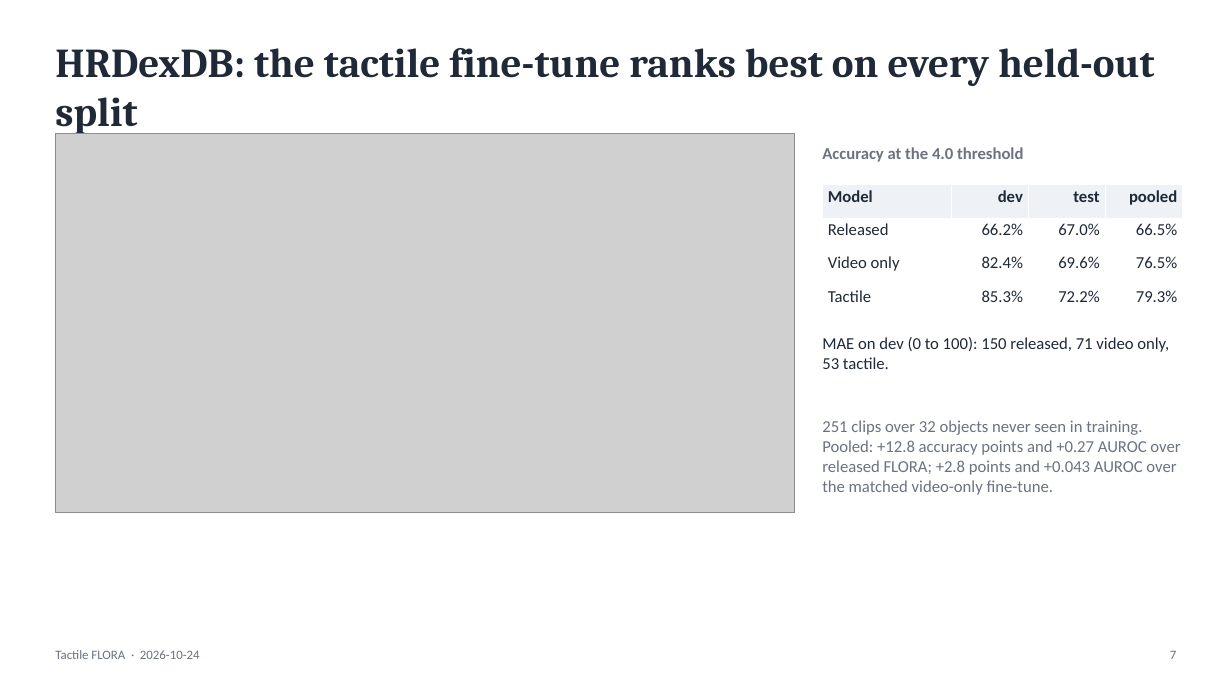
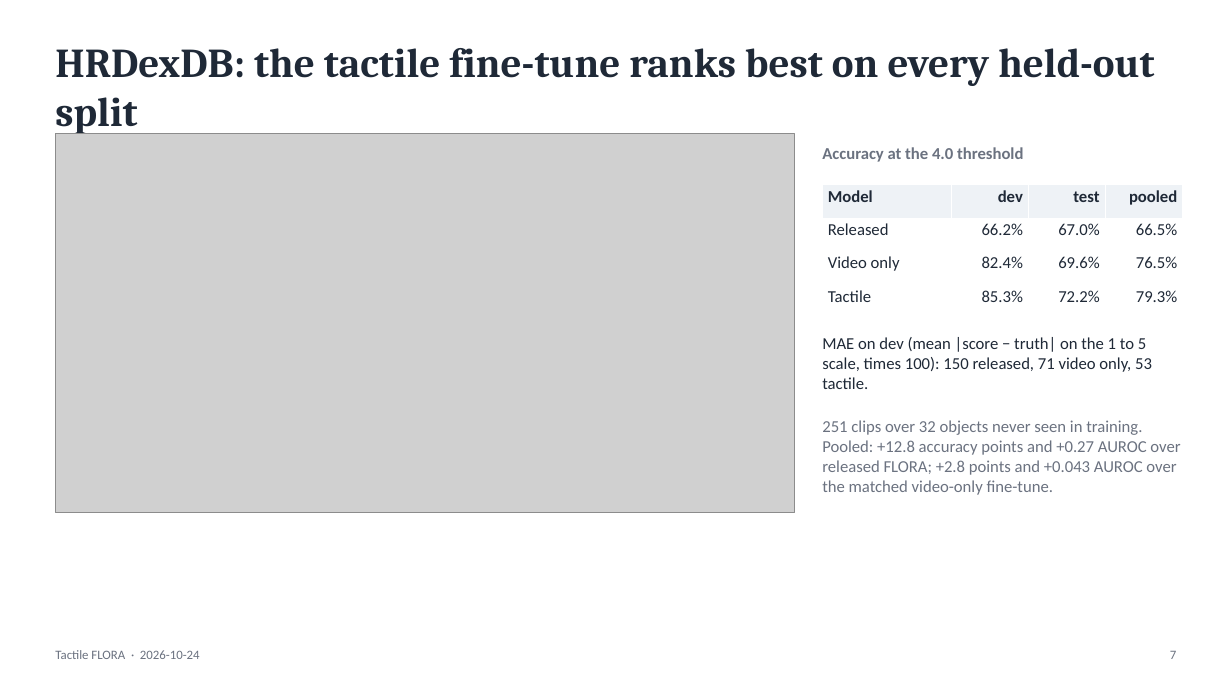
Before and after one commit to ogershony/tactile-flora, a slide deck: slide 7 of writeup/slides/tactile-flora.pptx. Drawn at 1232x693 pixels with LibreOffice and Linux fonts; fonts in the diff are those of the drawing; grey boxes stand for pictures. Boxes give left, top, right and bottom in pixels: in the first picture for what was removed or moved away, otherwise in the second. Text is boxed around its words. In the diff, an @@ line names an element or a change of style, - is before the commit and + after.

```diff
--- a/writeup/slides/tactile-flora.pptx
+++ b/writeup/slides/tactile-flora.pptx
@@ text at (822,337,1152,389): text changed @@
-MAE on dev (0 to 100): 150 released, 71 video only, 53 tactile.
+MAE on dev (mean |score − truth| on the 1 to 5 scale, times 100): 150 released, 71 video only, 53 tactile.
```
Also in this commit, not shown: 5 other slides changed, 10 other files.
